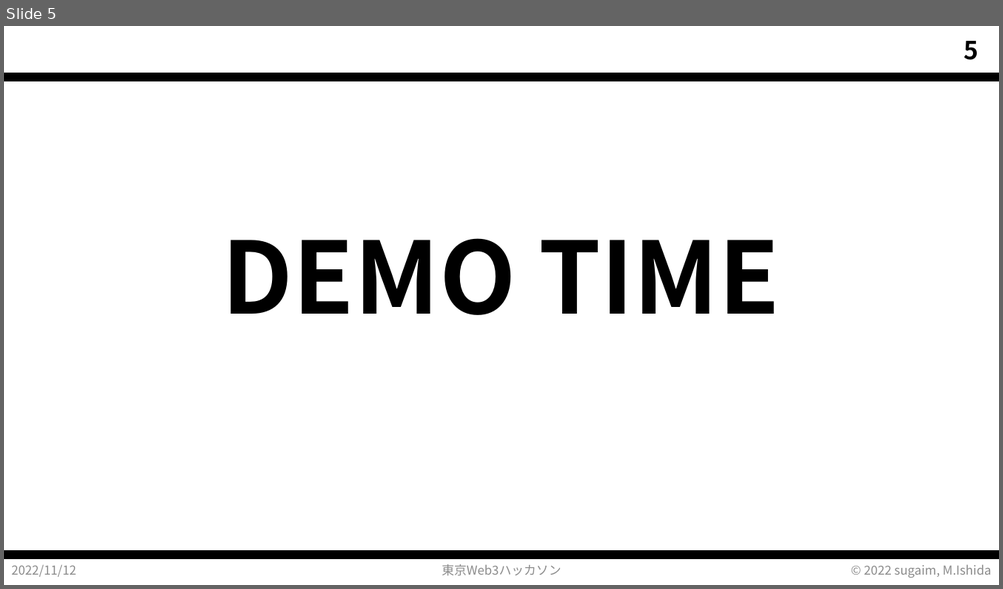
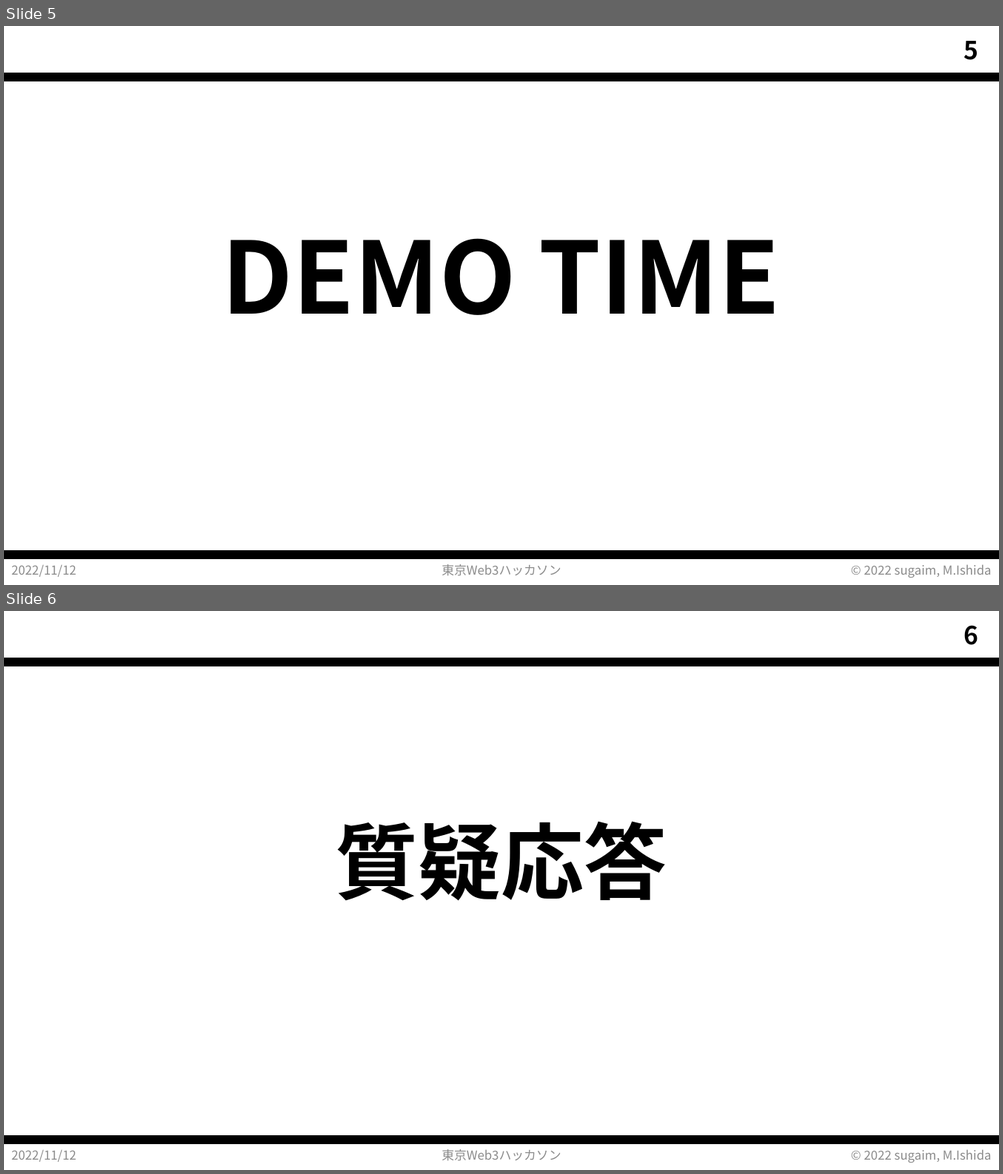
Before and after one commit to web3mini-investment/frontend, a slide deck: TokyoWeb3Hackathon_dFund_Concept.pptx. Shown one above the other, each under a label of ours: slide 5 before the commit, slides 5 and 6 after it. The pictures are 1003x589 and 1003x1174 pixels, drawn with LibreOffice and Linux fonts; fonts in the diff are those of the drawing. Boxes give left, top, right and bottom in pixels: in the first picture for what was removed or moved away, otherwise in the second. Text is boxed around its words. In the diff, an @@ line names an element or a change of style, - is before the commit and + after.

```diff
--- a/TokyoWeb3Hackathon_dFund_Concept.pptx
+++ b/TokyoWeb3Hackathon_dFund_Concept.pptx
@@ slide 6 added at (x1=4, y1=611, x2=999, y2=1170), background #FFFFFF; not listed: 3 template elements that a slide beside it also shows @@
@@ page number added at (x1=963, y1=625, x2=978, y2=645), 24 pt, text #000000, bold @@
+6
@@ title added at (x1=335, y1=821, x2=666, y2=901), 80 pt, text #000000, bold @@
+質疑応答
@@ text added at (x1=11, y1=1150, x2=77, y2=1162), 12 pt, text #8C8C8C @@
+2022/11/12
@@ text added at (x1=441, y1=1150, x2=560, y2=1161), 12 pt, text #8C8C8C @@
+東京Web3ハッカソン
```
Also in this commit, not shown: 3 slides changed, 1 other file.
